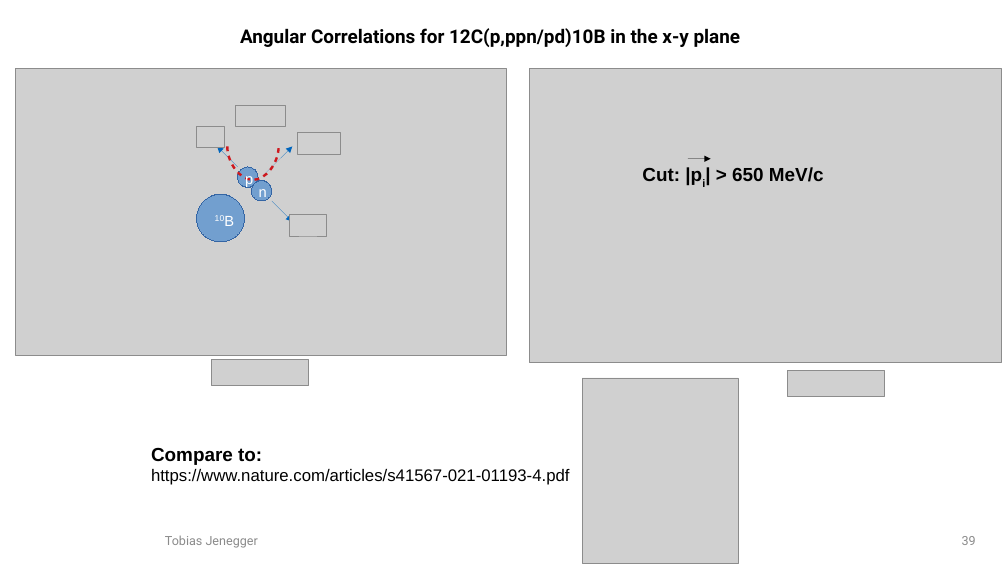
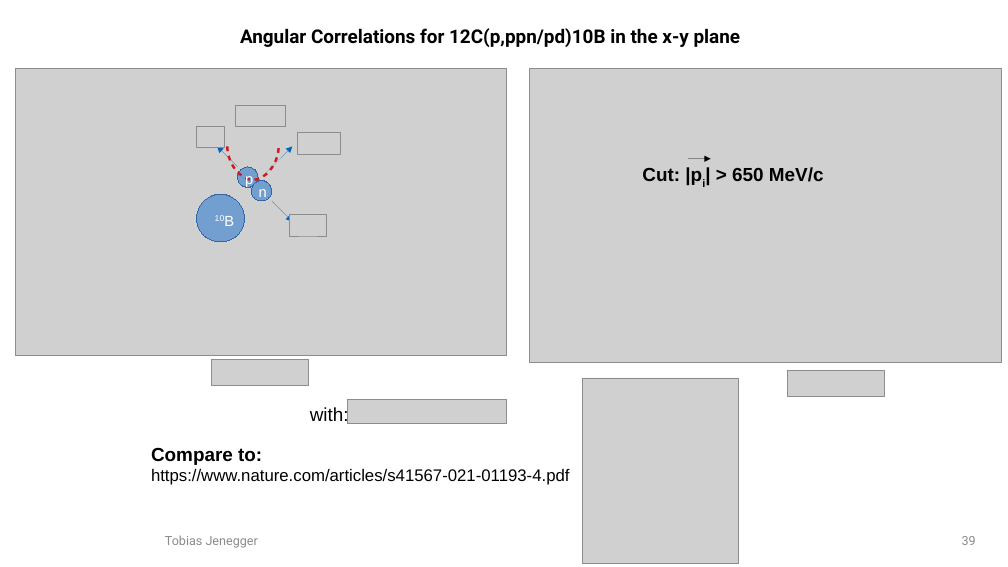
Before and after one commit to jenegger/2021_psi_pres, a slide deck: slide 39 of analysis.odp. Drawn at 1008x567 pixels with LibreOffice and Linux fonts; fonts in the diff are those of the drawing; grey boxes stand for pictures; background and template pictures are left out. Boxes give left, top, right and bottom in pixels: in the first picture for what was removed or moved away, otherwise in the second. Text is boxed around its words. In the diff, an @@ line names an element or a change of style, - is before the commit and + after.

```diff
--- a/analysis.odp
+++ b/analysis.odp
@@ text added at bbox=[310, 407, 349, 424], 18 pt, text #000000 @@
+with:
@@ picture added at bbox=[348, 399, 507, 423] @@
```
Also in this commit, not shown: 6 other slides changed, 1 other file.
